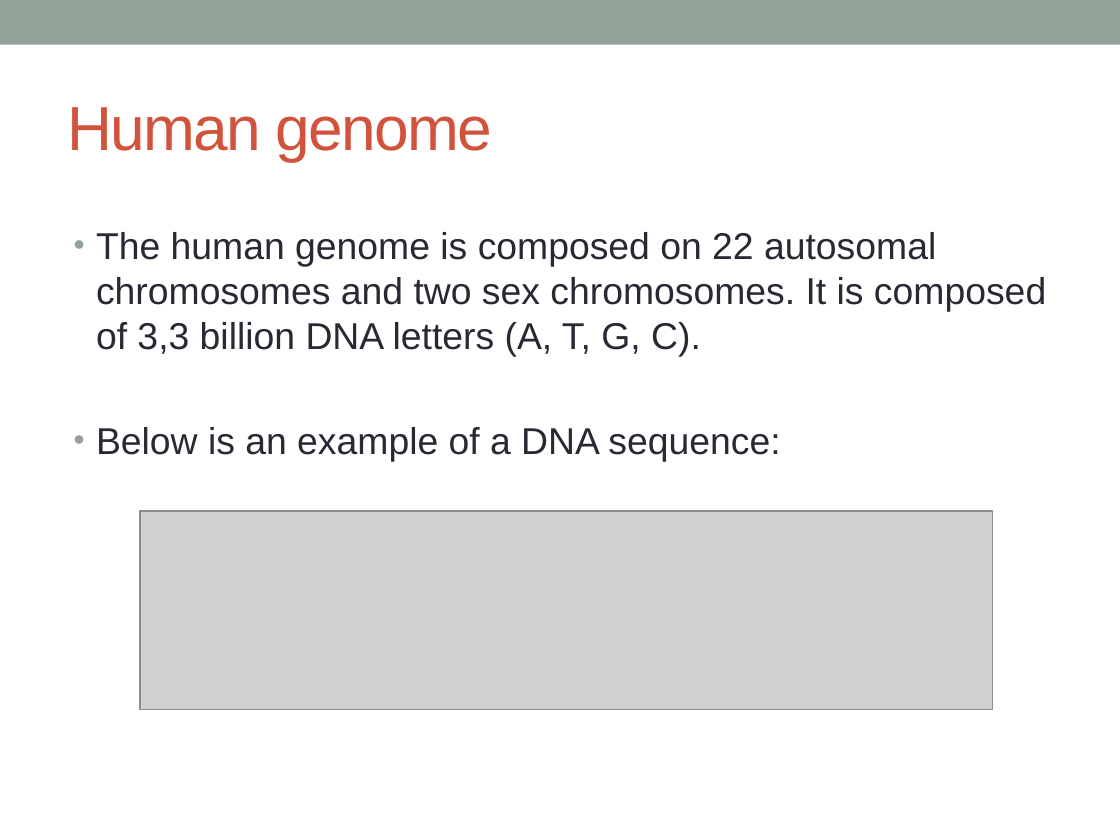
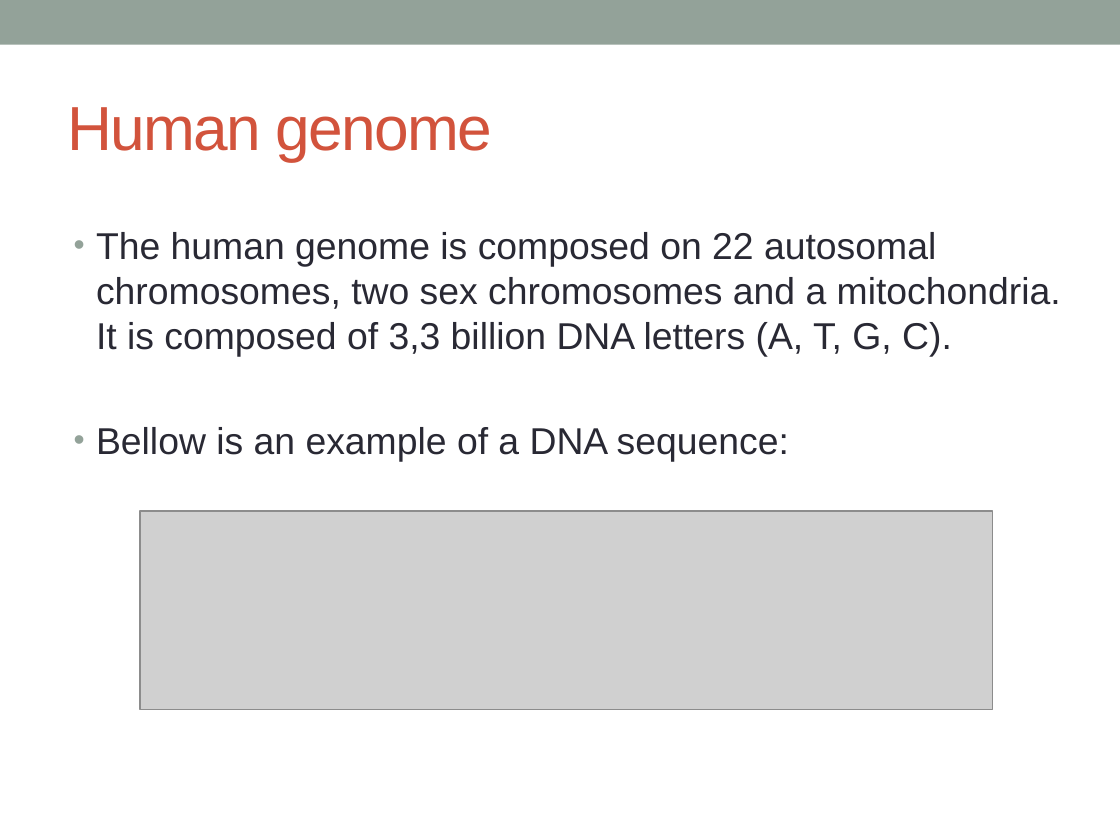
Before and after one commit to raphaelmourad/LLM-for-genomics-training, a slide deck: slide 20 of CM_llm_genomics.pptx. Drawn at 1120x840 pixels with LibreOffice and Linux fonts; fonts in the diff are those of the drawing; grey boxes stand for pictures. Boxes give left, top, right and bottom in pixels: in the first picture for what was removed or moved away, otherwise in the second. Text is boxed around its words. In the diff, an @@ line names an element or a change of style, - is before the commit and + after.

```diff
--- a/CM_llm_genomics.pptx
+++ b/CM_llm_genomics.pptx
@@ text at bbox=[96, 232, 1061, 461]: text changed @@
-• The human genome is composed on 22 autosomal chromosomes and two sex chromosomes. It is composed of 3,3 billion DNA letters (A, T, G, C).
-• Below is an example of a DNA sequence:
+• The human genome is composed on 22 autosomal chromosomes, two sex chromosomes and a mitochondria. It is composed of 3,3 billion DNA letters (A, T, G, C).
+• Bellow is an example of a DNA sequence:
```
Also in this commit, not shown: 7 other slides changed, 6 slides added, 1 other file.
